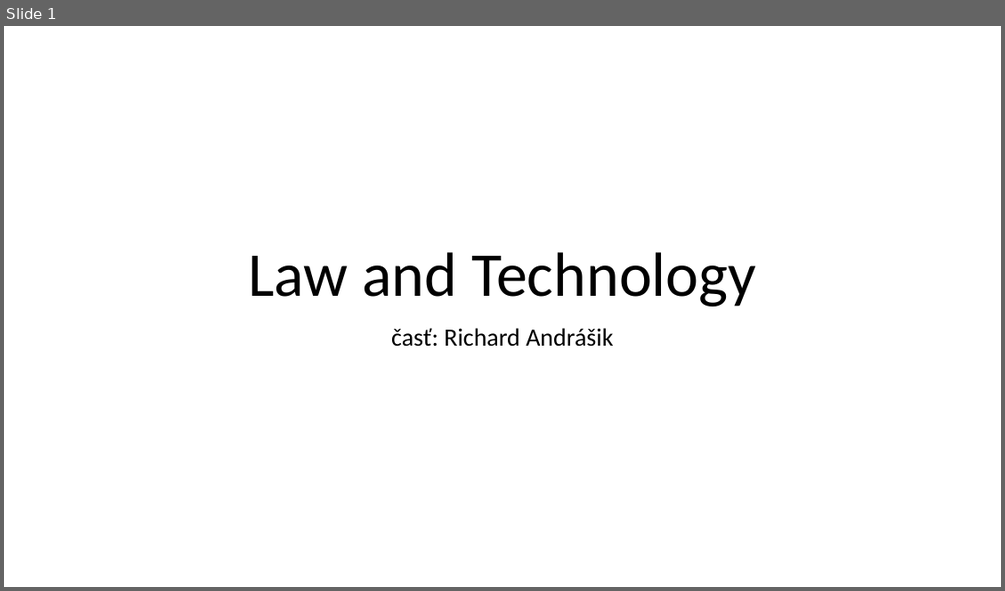
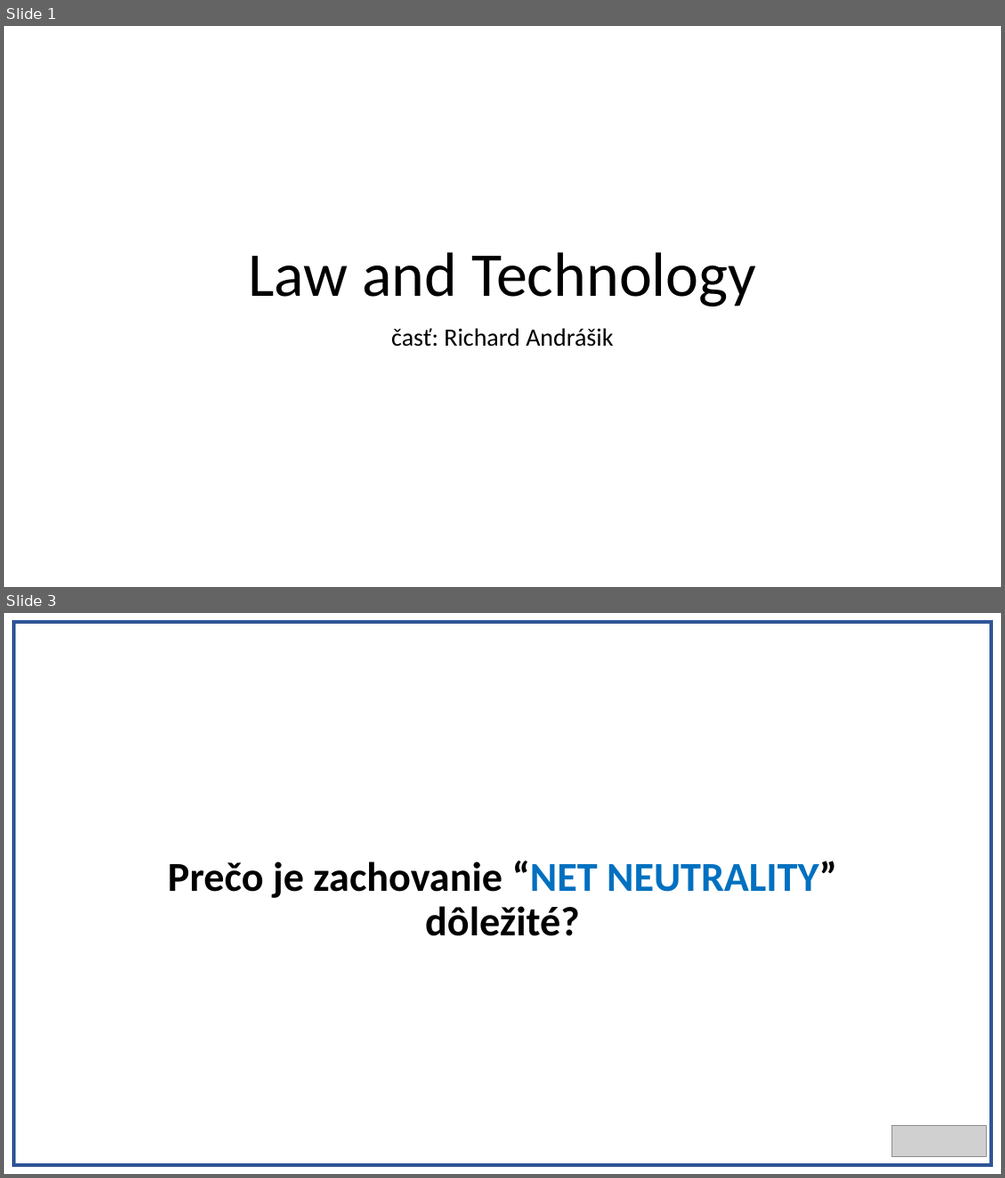
Before and after one commit to Realrio13/projekt, a slide deck: PrezentaciaRiso.pptx. Shown one above the other, each under a label of ours: slide 1 before the commit, slides 1 and 3 after it; the slides between them are not shown. The pictures are 1005x591 and 1005x1178 pixels, drawn with LibreOffice and Linux fonts; fonts in the diff are those of the drawing; grey boxes stand for pictures. Boxes give left, top, right and bottom in pixels: in the first picture for what was removed or moved away, otherwise in the second. Text is boxed around its words. In the diff, an @@ line names an element or a change of style, - is before the commit and + after.

```diff
--- a/PrezentaciaRiso.pptx
+++ b/PrezentaciaRiso.pptx
@@ slide 3 added at (x1=4, y1=613, x2=1001, y2=1174), background #FFFFFF @@
@@ rectangle added at (x1=14, y1=622, x2=991, y2=1165), fill #FFFFFF, outline #2F5597 3 pt @@
@@ title added at (x1=168, y1=860, x2=837, y2=936), 39.6 pt, text #000000, bold @@
+Prečo je zachovanie “NET NEUTRALITY” dôležité?
@@ picture added at (x1=892, y1=1126, x2=987, y2=1156) @@
```
Also in this commit, not shown: 3 slides changed, 5 other slides added, 1 slide removed.
